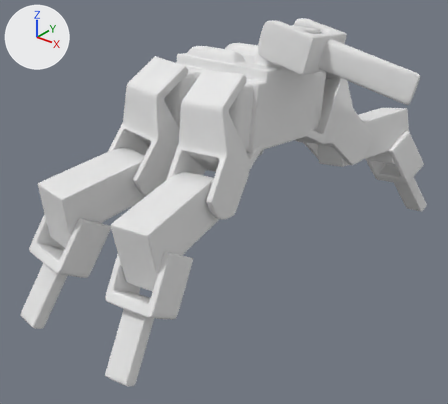
Two versions of the FBX model Deathlogger/Assets/Models/sp0der.fbx, one commit apart.
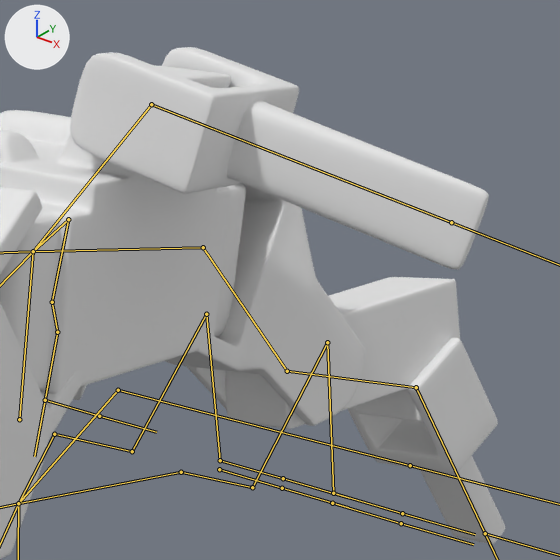
Each version appears first whole from a 50 mm lens placed at (6.69, -8.79, 6.47), pointed at (0.1, -0.56, 1.37), and next in a close-up on the part from 51% to 100% of the width and 0% to 54% of the height. The axes (+X, +Y, +Z) are drawn at upper left. The lights are the same throughout. Both versions are drawn at frame 30 of the action 'sp0derskeleton|ArmatureAction'; the numbers are the values there. The bones that bend it are drawn over the model as lines in the close-ups.

The first close-up shows 'sp0der'.
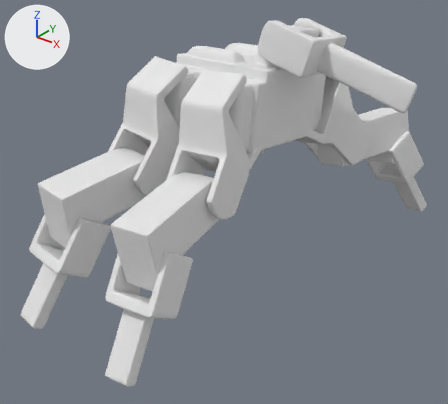
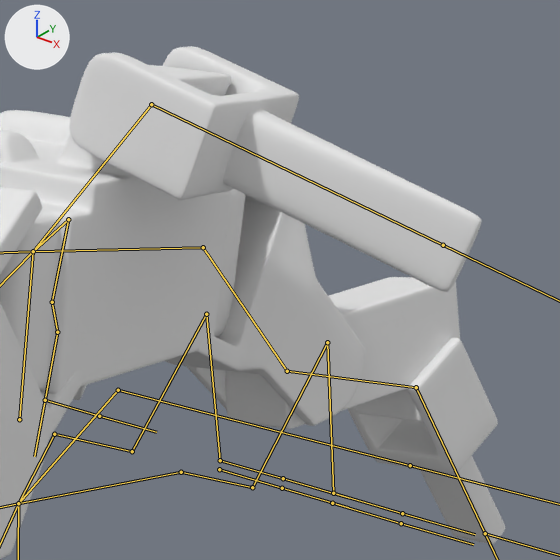
Commit message: death anim for sp0der

Where the change shows, as pixel boxes (x1, y1, x2, y2) in the close-ups (560 x 560 px):
'sp0der', posed: before (0, 47, 505, 559); after (0, 46, 505, 559)
bone 'head', root to tip: before (151, 104) to (451, 222); after (151, 104) to (443, 245)

The edits, one by one:
Bone 'head' (bone_head) turns from (-12, 1, 1) to (-16, 1, 1) degrees about its own x, y and z.
